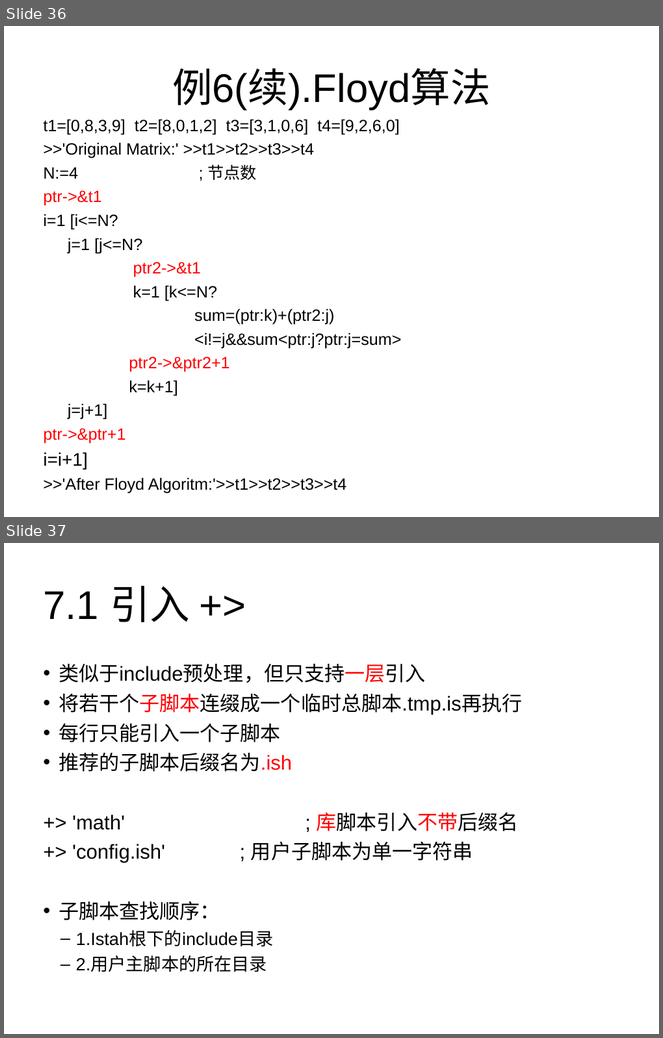
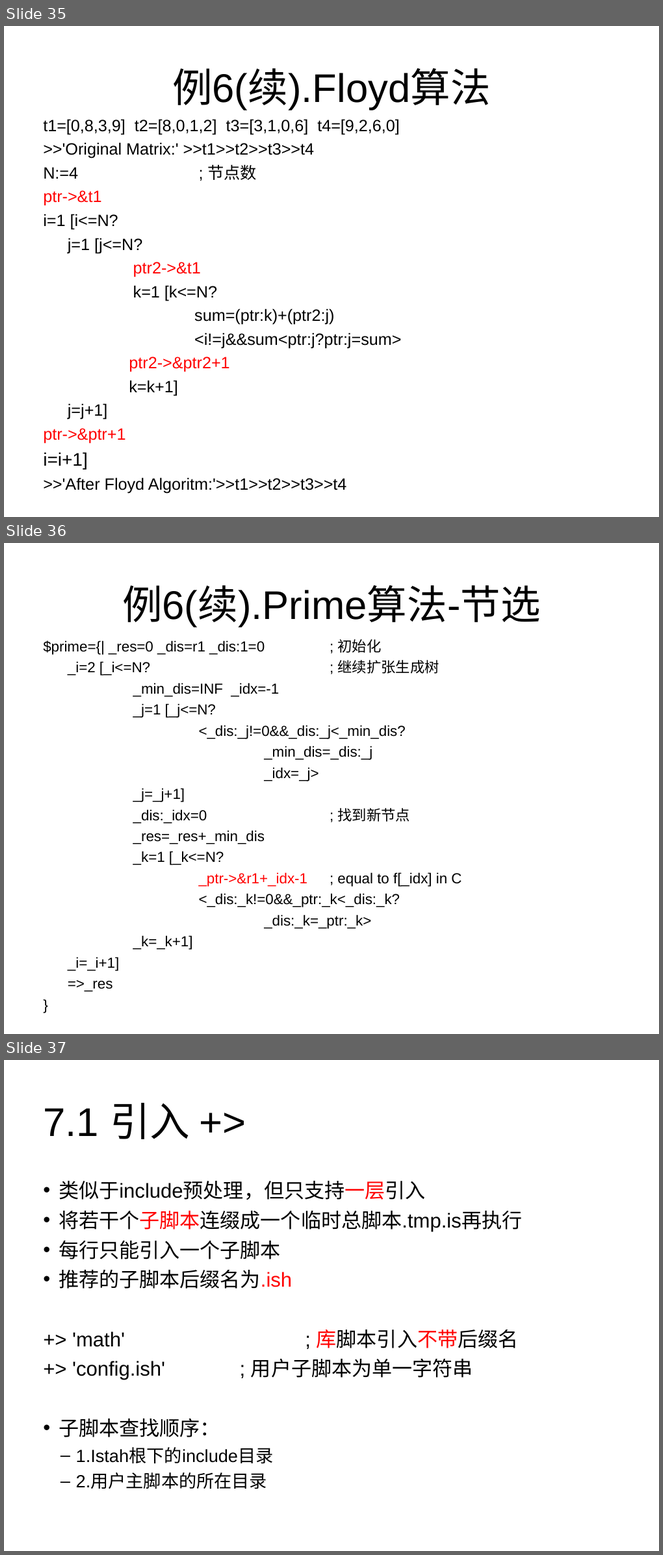
Before and after one commit to Kahsolt/Istah, a slide deck: doc/Istah语法书.ppt. Shown one above the other, each under a label of ours: slides 36 and 37 before the commit, slides 35, 36 and 37 after it. The pictures are 663x1038 and 663x1555 pixels, drawn with LibreOffice and Linux fonts; fonts in the diff are those of the drawing. Boxes give left, top, right and bottom in pixels: in the first picture for what was removed or moved away, otherwise in the second. Text is boxed around its words. In the diff, an @@ line names an element or a change of style, - is before the commit and + after.

```diff
--- a/doc/Istah语法书.ppt
+++ b/doc/Istah语法书.ppt
@@ slide 36 added at bbox=[4, 543, 659, 1034], background #FFFFFF @@
@@ title added at bbox=[122, 585, 541, 627], 44 pt, text #000000 @@
+例6(续).Prime算法-节选
@@ text added at bbox=[43, 639, 462, 992], 16 pt, text #000000 @@
+$prime={| _res=0 _dis=r1 _dis:1=0 ; 初始化
+_i=2 [_i<=N? ; 继续扩张生成树
+_min_dis=INF _idx=-1
+_j=1 [_j<=N?
+<_dis:_j!=0&&_dis:_j<_min_dis?
+_min_dis=_dis:_j
+_idx=_j>
+_j=_j+1]
+_dis:_idx=0 ; 找到新节点
+_res=_res+_min_dis
+_k=1 [_k<=N?
+_ptr->&r1+_idx-1 ; equal to f[_idx] in C
+<_dis:_k!=0&&_ptr:_k<_dis:_k?
+_dis:_k=_ptr:_k>
+_k=_k+1]
+_i=_i+1]
+=>_res
+}
@@ what was slide 36 is now slide 35 @@
```
Also in this commit, not shown: 8 slides changed, 1 other slide added, 1 slide removed, 48 other files.
